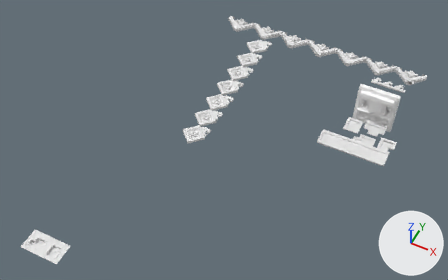
The glTF model assets/wall.glb, before and after one commit.
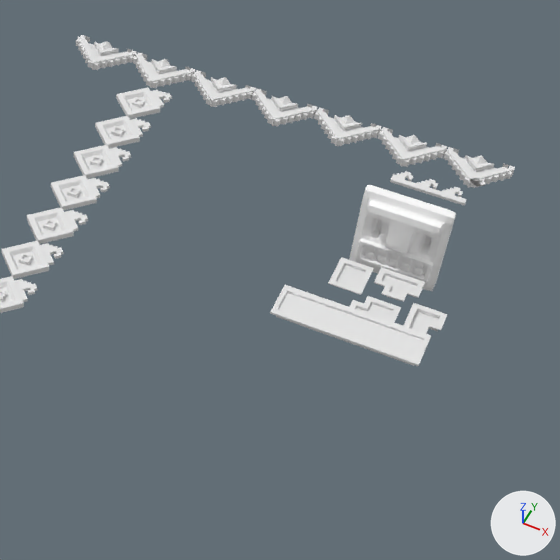
Each version appears first whole from a 50 mm lens placed at (30.1, -123.4, 117.6), pointed at (-15.5, -32.4, 3.7), and next in a close-up on the part from 43% to 100% of the width and 0% to 91% of the height. Every picture has the same lights, and +X, +Y and +Z are marked at lower right. Where no turn or scale is listed for an object, it has been applied to the vertices.

The older version as bpy lines, for what is in view:
```python
ob_pattern = bpy.data.objects.new('pattern', me_cube_030)
ob_pattern.location = (18.9, 15.3, 0.8)
ob_plane_002 = bpy.data.objects.new('Plane.002', me_plane_014)
ob_plane_002.location = (11.7, 9.3, 0.1)
ob_plane_004 = bpy.data.objects.new('Plane.004', me_plane_004)
ob_plane_004.location = (14.4, -2.5, 1.8)
ob_rune0 = bpy.data.objects.new('rune0', me_plane_002)
ob_rune0.location = (16.2, -9.1, 0.4)
ob_rune0.scale = (0.831, 0.831, 0.179)
ob_rune1 = bpy.data.objects.new('rune1', me_plane_005)
ob_rune1.location = (20.3, -13.5, 0.2)
ob_rune2 = bpy.data.objects.new('rune2', me_plane_017)
ob_rune2.location = (14.8, -14.5, 0.4)
ob_rune2_bottom = bpy.data.objects.new('rune2_bottom', me_plane_019)
ob_rune2_bottom.location = (14.8, -14.3, 0.2)
ob_rune3 = bpy.data.objects.new('rune3', me_plane_007)
ob_rune3.location = (10.8, -10.4, 0.3)
ob_rune3.scale = (0.831, 0.831, 0.179)
ob_timer = bpy.data.objects.new('timer', me_plane_009)
ob_timer.location = (6.7, -20.2, 1.2)
# also in view: 'pattern.001' at (-24.2, -5.8, 0.7); 'pattern.002' at (-24.3, -28.2, 0.7)
```
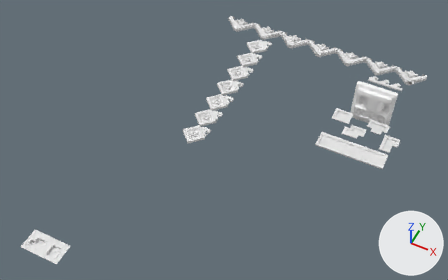
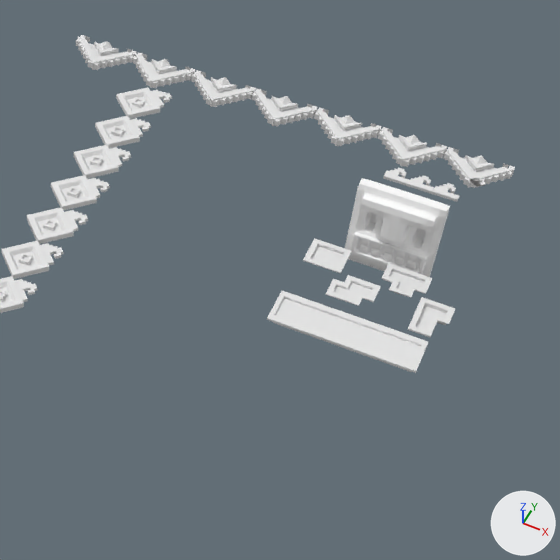
The change in detail:
Object 'Plane.004' (ob_plane_004) moves from (14.4, -2.5, 1.8) to (13.4, -1.8, 1.8).
Object 'Plane.002' (ob_plane_002) moves from (11.7, 9.3, 0.1) to (10.8, 9.6, 0.1).
Object 'rune0' (ob_rune0) moves from (16.2, -9.1, 0.4) to (16.7, -8.1, 0.4).
Object 'rune1' (ob_rune1) moves from (20.3, -13.5, 0.2) to (20.9, -12.2, 0.2).
Object 'rune2' (ob_rune2) moves from (14.8, -14.5, 0.4) to (11.7, -12.3, 0.4).
Object 'rune2_bottom' (ob_rune2_bottom) moves from (14.8, -14.3, 0.2) to (11.7, -12.2, 0.2).
Object 'rune3' (ob_rune3) moves from (10.8, -10.4, 0.3) to (7.3, -8.4, 0.3).
Object 'rune3' (ob_rune3) turns from (0, 0, 0) to (0, 0, 90) degrees about x, y and z.
Object 'timer' (ob_timer) moves from (6.7, -20.2, 1.2) to (6.7, -21.2, 1.2).

Boxes [x1, y1, x2, y2] around the edits, measured in the close-ups (560 x 560 px):
'Plane.004', moved: before [349, 185, 456, 291]; after [345, 178, 450, 277]
'timer', moved: before [270, 285, 431, 366]; after [267, 291, 428, 373]
'rune0', moved: before [374, 267, 425, 302]; after [381, 263, 432, 297]
'Plane.002', moved: before [390, 171, 467, 205]; after [383, 168, 460, 202]
'rune3', moved, turned: before [328, 257, 374, 295]; after [303, 238, 352, 273]
'rune1', moved: before [403, 303, 447, 333]; after [407, 297, 455, 337]
'rune2', moved: before [350, 296, 401, 322]; after [326, 275, 381, 306]
'rune3_bottom', moved, turned: before [336, 265, 365, 288]; after [311, 246, 343, 267]
'rune2_bottom', moved: before [356, 303, 393, 317]; after [334, 282, 372, 299]
